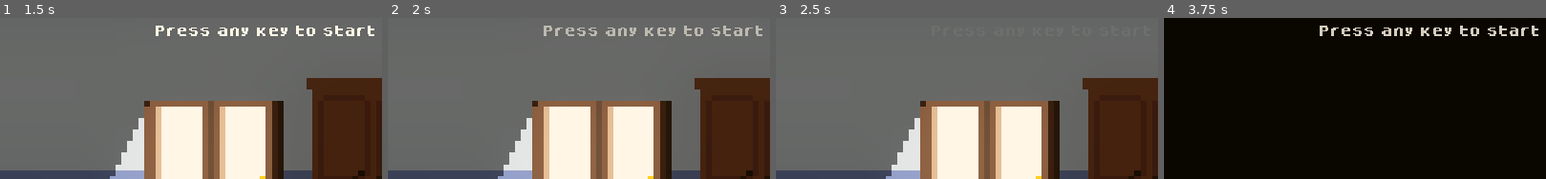
Above: before the commit, frames 1-4 (left to right).
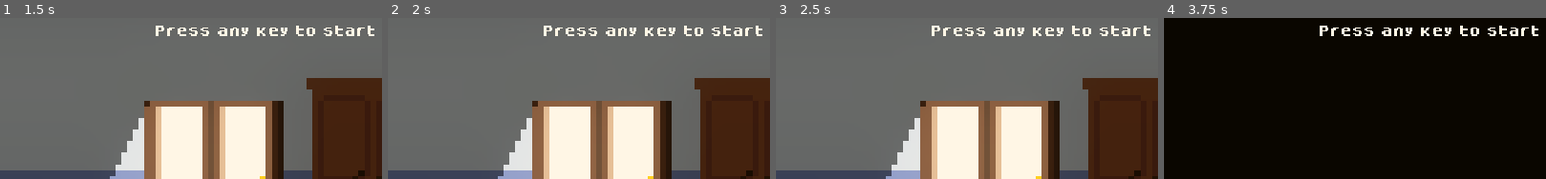
Above: after the commit, the same moments.

Repository: Pemmy0/Mama-Bear
Game: Godot game, scene res://Scenes/Cutscenes/scene_1_cut_scene.tscn
The game is run twice, just before and just after one commit, with the same random seed, the same clock (stepped at 60 frames per second) and the same inputs. Sound files missing from this copy of the repository are replaced by a short silence.
Inputs:
- Up to frame 1 (1.5 s): tap Enter at 0.5, 1.25 s; hold D (Right) 0.53-1.28 s; hold Space (Interact) 0.53-1.28 s; hold A (Left) from 1.28 s (still down); tap Space (Interact) at 1.35 s
- Up to frame 2 (2 s): keep holding A (Left)
- Up to frame 3 (2.5 s): tap Enter at 2 s; release A (Left) at 2.03 s; hold D (Right) from 2.03 s (still down); hold Space (Interact) from 2.03 s (still down)
- Up to frame 4 (3.75 s): tap Enter at 2.75, 3.5 s; release Space (Interact) at 2.78 s; tap Space (Interact) at 2.85 s; release D (Right) at 3.53 s; hold A (Left) from 3.53 s (still down); hold Space (Interact) from 3.53 s (still down)
The pictures show only the part of the screen within x 15-65%, y 6-56%; the shares and areas given below are measured in that part.

Frame 1 is identical in both runs. In frame 2, 1.3% of the frame differs, in the area x 40-98%, y 4-12%; in frame 3, 1.3%; in frame 4, 1.3%.

Commit message:
Fixed Dialogue Bug
Fixed dialogue bug and some other minor bugs

Diff:
--- a/Scenes/Main Scenes/scene_4_parents_room.tscn
+++ b/Scenes/Main Scenes/scene_4_parents_room.tscn
@@ -74,7 +74,7 @@
 [sub_resource type="RectangleShape2D" id="RectangleShape2D_g8ws1"]
 size = Vector2(20, 230)
 
-[node name="scene_3_parents_room" type="Node"]
+[node name="scene_4_parents_room" type="Node"]
 script = ExtResource("1_1r4kl")
 
 [node name="Timmy" parent="." instance=ExtResource("1_vtywt")]
@@ -88,7 +88,7 @@
 
 [node name="Environment" type="Node" parent="."]
 
-[node name="dialogue_trigger_kitchen1" parent="Environment" node_paths=PackedStringArray("player", "marker") instance=ExtResource("3_e5xvn")]
+[node name="dialogue_trigger_parentroom" parent="Environment" node_paths=PackedStringArray("player", "marker") instance=ExtResource("3_e5xvn")]
 position = Vector2(75, 226)
 player = NodePath("../../Timmy")
 marker = NodePath("../../Marker/MamaMarker")
--- a/Scripts/Objects/Kitchen/dialogue_trigger_kitchen_1.gd
+++ b/Scripts/Objects/Kitchen/dialogue_trigger_kitchen_1.gd
@@ -30,6 +30,8 @@
 			go_to_next()
 
 func _on_body_entered(body):
+	DialogueManager.can_advance_line = false
+	DialogueManager.dialog_ended = false
 	go_to_next()
 	player_in_area = true
 	if body.is_in_group("player") && !ObjectLibrary.has_interacted_kitchen1:
--- a/Scripts/Objects/Kitchen/dialogue_trigger_kitchen_2.gd
+++ b/Scripts/Objects/Kitchen/dialogue_trigger_kitchen_2.gd
@@ -19,6 +19,8 @@
 func _ready():
 	key_holder = test.keys()
 	value_holder = test.values()
+	DialogueManager.can_advance_line = false
+	DialogueManager.dialog_ended = false
 
 	for text in value_holder:
 		n += 1
--- a/Scripts/Objects/Living Room/dialogue_trigger_livingroom_2.gd
+++ b/Scripts/Objects/Living Room/dialogue_trigger_livingroom_2.gd
@@ -35,7 +35,7 @@
 	go_to_next()
 	player_in_area = true
 	if body.is_in_group("player") && !ObjectLibrary.has_interacted_livingroom_2:
-		if MonologueManager.dialog_ended:
+		if DialogueManager.dialog_ended:
 			return
 		DialogueManager.start_dialog(msg)
 		ObjectLibrary.has_interacted_livingroom_2 = true
--- a/Scripts/Objects/Parent Room/dialogue_trigger_parent_1.gd
+++ b/Scripts/Objects/Parent Room/dialogue_trigger_parent_1.gd
@@ -30,6 +30,8 @@
 			go_to_next()
 
 func _on_body_entered(body):
+	DialogueManager.can_advance_line = false
+	DialogueManager.dialog_ended = false
 	go_to_next()
 	player_in_area = true
 	if (
@@ -46,6 +48,7 @@
 	current_index = -1
 	DialogueManager.text_box_position = Vector2.ZERO
 	DialogueManager.dialog_ended = false
+	MonologueManager.dialog_ended = false
 	player_in_area = false
 
 func go_to_next():
--- a/Scripts/Scenes/scene_1_cut_scene.gd
+++ b/Scripts/Scenes/scene_1_cut_scene.gd
@@ -22,10 +22,9 @@
 	RoomAmbience.play_room_ambience()
 	ObjectLibrary.has_played_ambience = true
 
-func _process(delta):
+func _unhandled_input(event):
 	if Input.is_anything_pressed():
 		stop_loop = true
-		$AnimationPlayer.play("start animation")
 
 func load_sfx(sfx_to_load):
 	if audio_stream_player.stream != sfx_to_load:
@@ -37,6 +36,7 @@
 		if !stop_loop:
 			cutscene.play("Default")
 		else:
+			$AnimationPlayer.play("start animation")
 			cutscene.play("Waking Up")
 	elif cutscene.animation == "Waking Up":
 		cutscene.play("Walk And Hat")
--- a/Scripts/Scenes/scene_4_parents_room.gd
+++ b/Scripts/Scenes/scene_4_parents_room.gd
@@ -4,3 +4,6 @@
 	$Environment/Mama.play("Default")
 	GlobalPosition.current_room = "parentbedroom"
 	RoomAmbience.play_room_ambience()
+	DialogueManager.can_advance_line = false
+	DialogueManager.dialog_ended = false
+	MonologueManager.dialog_ended = false
